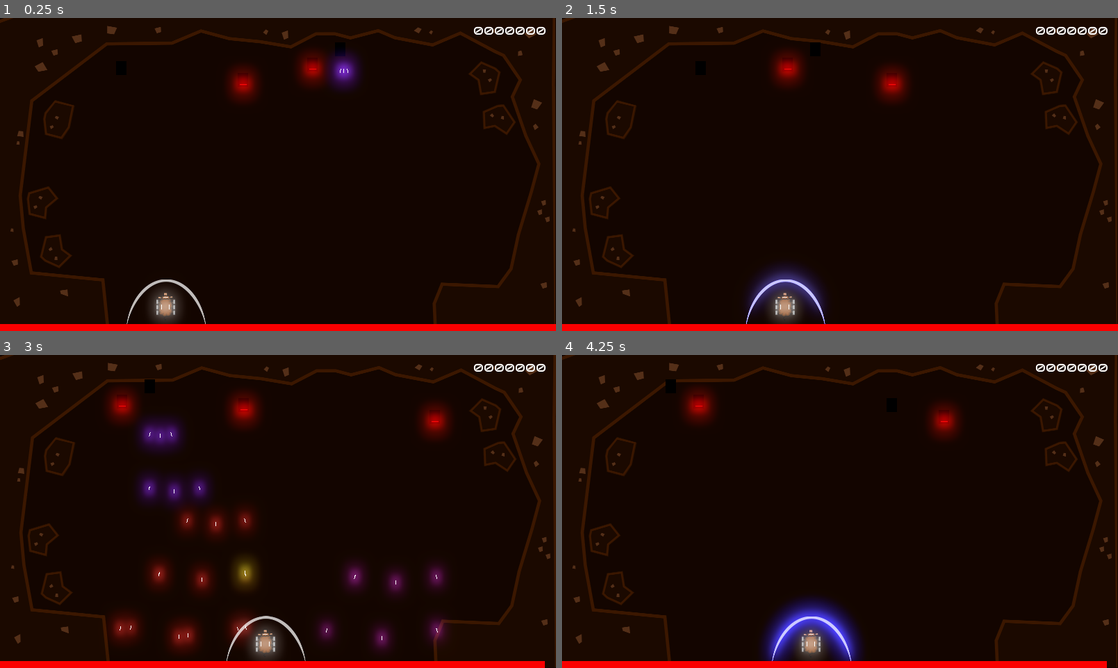
Above: before the commit, frames 1-4 (two rows, left to right).
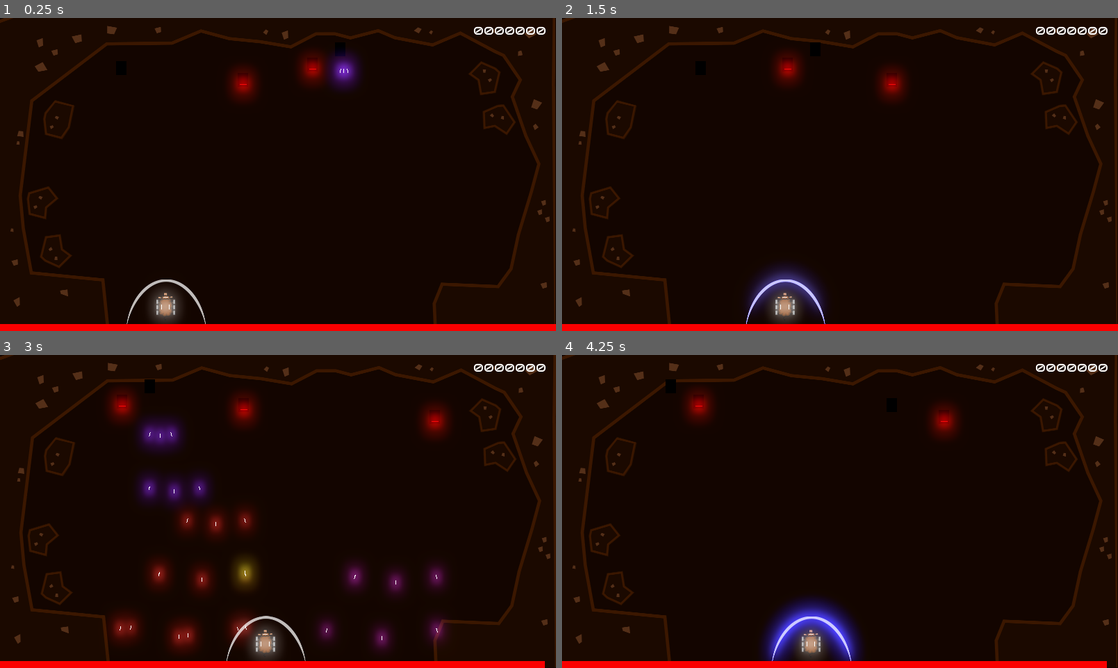
Above: after the commit, the same moments.

Repository: GameDrivenDesign/punk-wolf
Game: Godot game, scene res://game.tscn
The game is run twice, just before and just after one commit, with the same random seed, the same clock (stepped at 60 frames per second) and the same inputs.
Inputs:
- Up to frame 1 (0.25 s): no input
- Up to frame 2 (1.5 s): tap Enter at 0.5 s; hold Right (ui_right) 0.53-1.28 s; hold R (shield_blue) 0.53-1.28 s; hold Left (ui_left) from 1.28 s (still down); tap E (shield_red) at 1.35 s
- Up to frame 3 (3 s): release Left (ui_left) at 2.03 s; hold Right (ui_right) from 2.03 s (still down); tap Q (shoot_0) at 2.1 s; tap W (shoot_1) at 2.85 s
- Up to frame 4 (4.25 s): release Right (ui_right) at 3.53 s; hold Left (ui_left) from 3.53 s (still down); hold R (shield_blue) from 3.53 s (still down)

The runs differ from the first frame. In frame 1, less than 0.1% of the frame differs, in the area x 43-57%, y 16-22%; in frame 2, less than 0.1%, in the area x 38-62%, y 14-23%; in frame 3, less than 0.1%; in frame 4, less than 0.1%.

Commit message:
wolf eyes glow less when damaged

Diff:
--- a/wolf.gd
+++ b/wolf.gd
@@ -7,7 +7,8 @@
 var position_right: float = 0
 var position_left: float = 0
 var direction: Vector2
-var hitpoints = 35
+const MAX_HITPOINTS = 35
+var hitpoints = MAX_HITPOINTS
 
 var shoot_spread_angle = 0
 var shoot_short_interval = 1 #s
@@ -58,6 +59,7 @@
 
 func take_damage(damage, point):
 	hitpoints -= damage
+	$Eyes.set_modulate(Color(2.5 * (hitpoints / float(MAX_HITPOINTS)) + 0.2, 1, 1))
 
 	if hitpoints <= 0:
 		var fx = preload("res://projectiles/particles_ship_explodes.tscn").instance()
--- a/wolf.tscn
+++ b/wolf.tscn
@@ -25,12 +25,12 @@
 "_edit_use_anchors_": false
 }
 
-[node name="ColorRect2" type="ColorRect" parent="."]
+[node name="Eyes" type="ColorRect" parent="."]
 margin_left = -10.37
 margin_top = 12.8425
 margin_right = 10.63
 margin_bottom = 13.8425
-color = Color( 25.43, 0.04, 0.04, 1 )
+color = Color( 5, 0.04, 0.04, 1 )
 __meta__ = {
 "_edit_use_anchors_": false
 }
